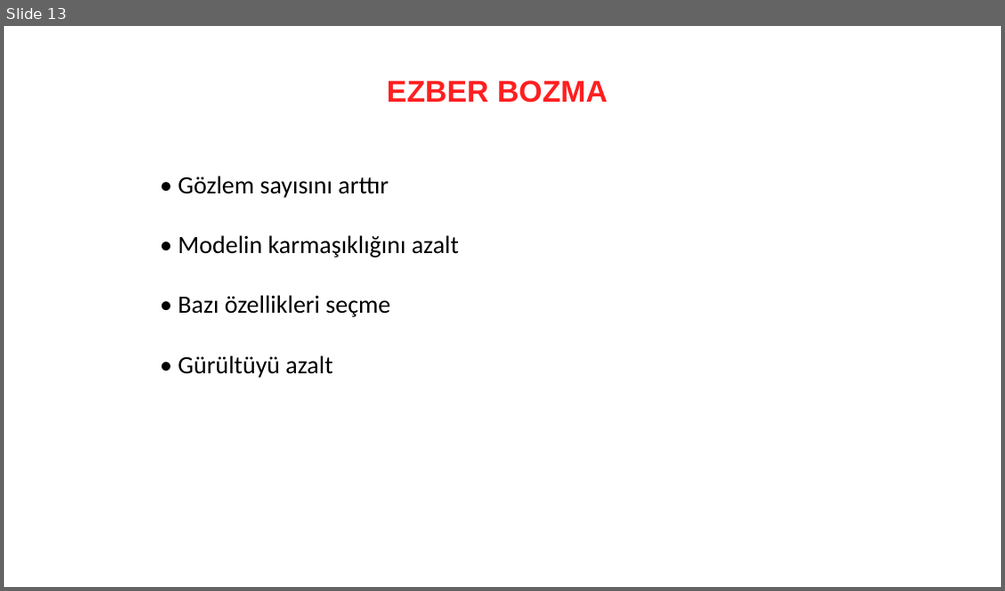
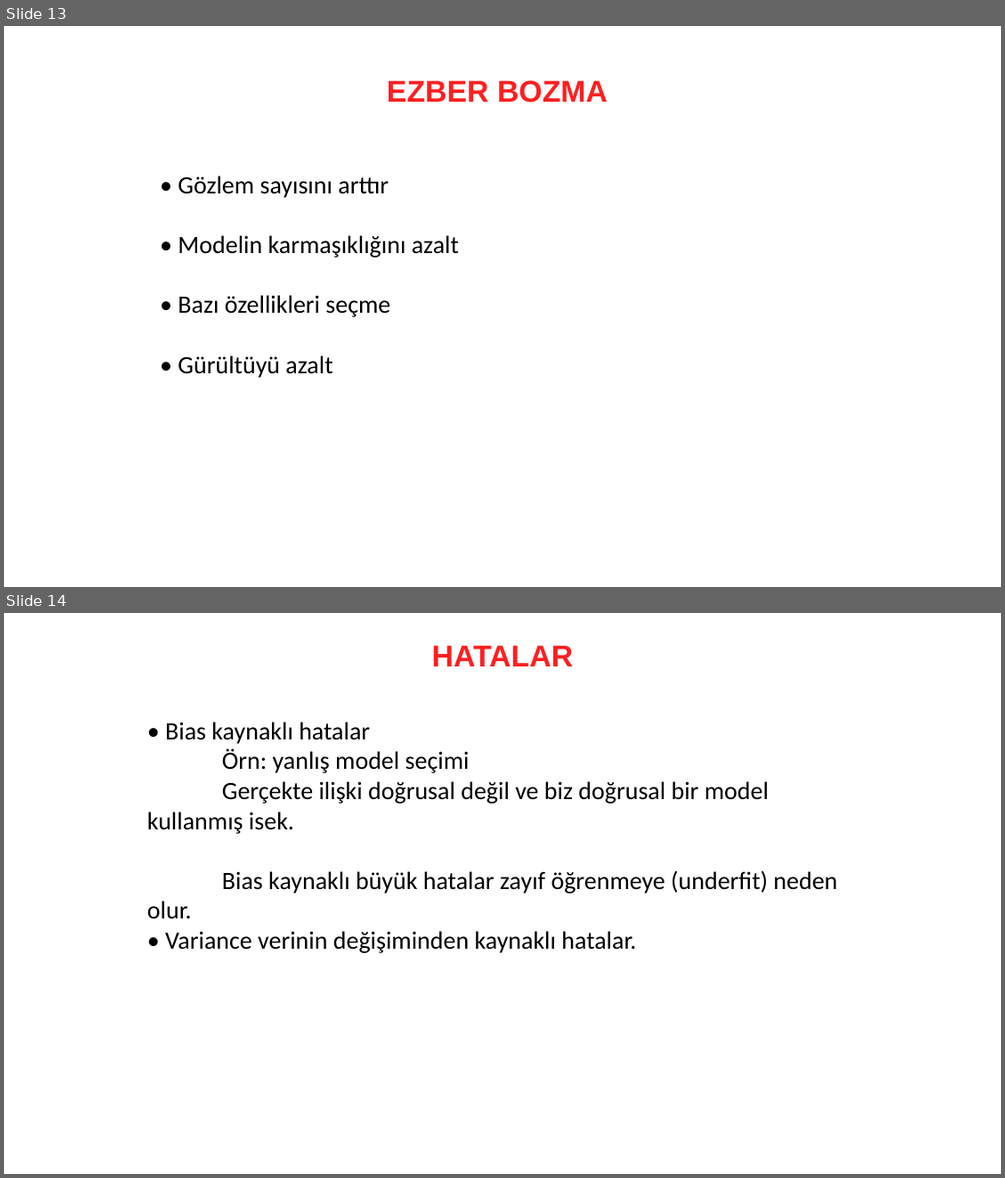
Before and after one commit to erkansirin78/machine-learning-with-python, a slide deck: presentations/04_ML_Önemli_Hususlar.pptx. Shown one above the other, each under a label of ours: slide 13 before the commit, slides 13 and 14 after it. The pictures are 1005x591 and 1005x1178 pixels, drawn with LibreOffice and Linux fonts; fonts in the diff are those of the drawing. Boxes give left, top, right and bottom in pixels: in the first picture for what was removed or moved away, otherwise in the second. Text is boxed around its words. In the diff, an @@ line names an element or a change of style, - is before the commit and + after.

```diff
--- a/presentations/04_ML_Önemli_Hususlar.pptx
+++ b/presentations/04_ML_Önemli_Hususlar.pptx
@@ slide 14 added at (4, 613, 1001, 1174), background #FFFFFF @@
@@ text added at (432, 645, 574, 666), 29 pt, text #FF1F20, bold @@
+  HATALAR
@@ text added at (147, 722, 837, 953), 24 pt, text #000000 @@
+• Bias kaynaklı hatalar
+Örn: yanlış model seçimi
+Gerçekte ilişki doğrusal değil ve biz doğrusal bir model kullanmış isek.
+Bias kaynaklı büyük hatalar zayıf öğrenmeye (underfit) neden olur.
+• Variance verinin değişiminden kaynaklı hatalar.
```
Also in this commit, not shown: 1 slide changed, 2 other slides added, 7 other files.
